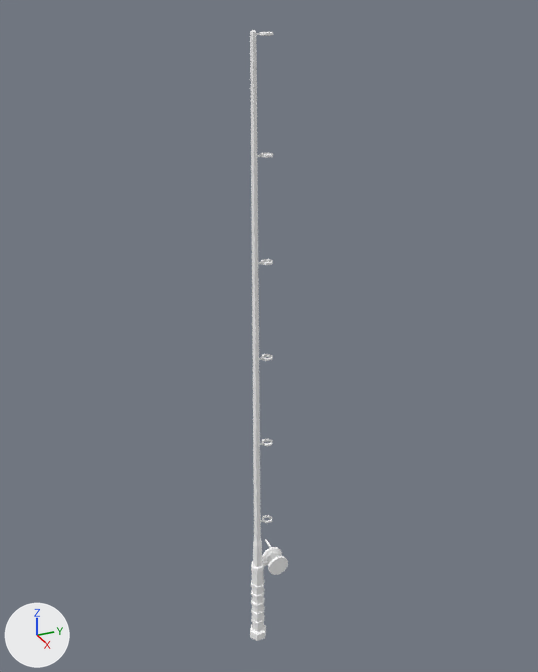
The glTF model frontend/assets/models3d/packs/quaternius-fbx/fishing_rod_lvl3.glb, before and after one commit.
One viewpoint serves both versions: a 50 mm camera at (1.692, -0.722, 1.923) aimed at (-0.065, 0.069, 1.044). The axes (+X, +Y, +Z) are drawn at lower left. The lights are the same throughout. The first picture is the older version. Where no turn or scale is listed for an object, it has been applied to the vertices.

The first picture shows 'FishingRod_Lvl3'.
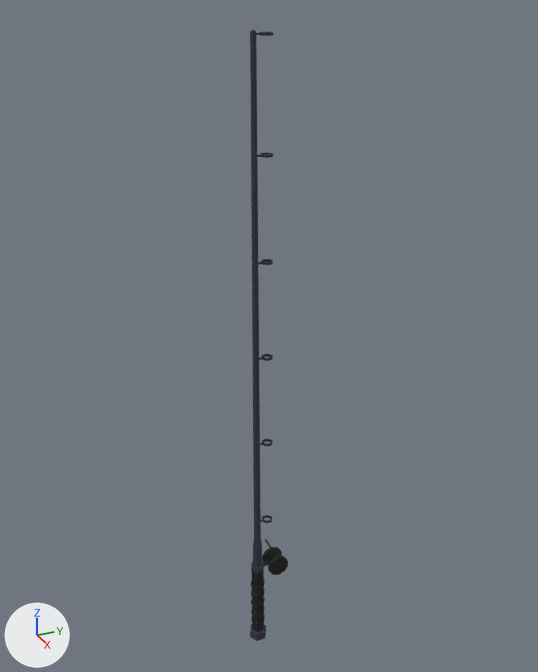
Changed parts and their boxes [x1, y1, x2, y2] in the pictures (538 x 672 px):
'FishingRod_Lvl3', recoloured, surface changed (darker): [250, 30, 288, 641] in both

The change, as a diff of the scene's bpy script:
```diff
--- a/frontend/assets/models3d/packs/quaternius-fbx/fishing_rod_lvl3.glb.py
+++ b/frontend/assets/models3d/packs/quaternius-fbx/fishing_rod_lvl3.glb.py
@@ mat_material_0 @@
 mat_material_0 = principled_material('Material_0')
-mat_material_0.base_color = (1.0, 1.0, 1.0)  # white #ffffff
+mat_material_0.base_color = (0.0111, 0.0112, 0.0201)  # black #1b1b27
 mat_material_0.roughness = 0.85
+mat_material_0.emission_color = (0.0111, 0.0112, 0.0201)  # black #1b1b27
+mat_material_0.emission_strength = 1.0
@@ mat_material_1 @@
 mat_material_1 = principled_material('Material_1')
-mat_material_1.base_color = (1.0, 1.0, 1.0)  # white #ffffff
+mat_material_1.base_color = (0.00256, 0.00256, 0.00256)  # black #080808
 mat_material_1.roughness = 0.85
```
